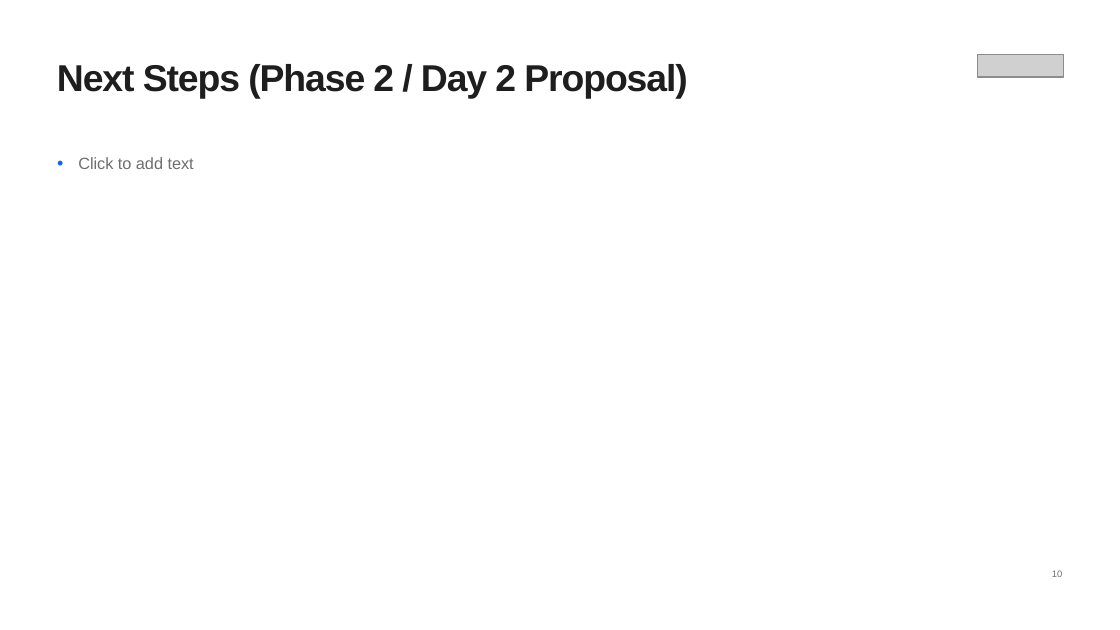
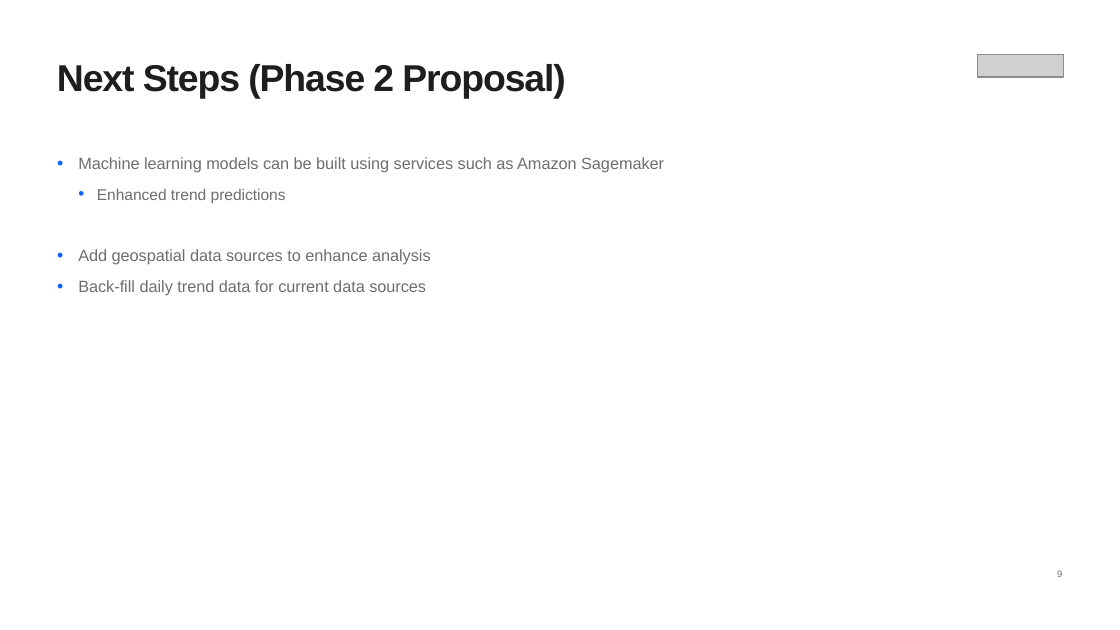
Before and after one commit to michalsicak/cloudDEacad-capstone-uk, a slide deck: slide 9 of Coranavirus Capstone Project.pptx (slide 10 before the commit). Drawn at 1120x630 pixels with LibreOffice and Linux fonts; fonts in the diff are those of the drawing; grey boxes stand for pictures. Boxes give left, top, right and bottom in pixels: in the first picture for what was removed or moved away, otherwise in the second. Text is boxed around its words. In the diff, an @@ line names an element or a change of style, - is before the commit and + after.

```diff
--- a/Coranavirus Capstone Project.pptx
+++ b/Coranavirus Capstone Project.pptx
@@ text at [57, 64, 565, 98]: text changed @@
-Next Steps (Phase 2 / Day 2 Proposal)
+Next Steps (Phase 2 Proposal)
@@ text at [78, 157, 664, 296]: text changed @@
-• Click to add text
+• Machine learning models can be built using services such as Amazon Sagemaker
+  • Enhanced trend predictions
+• Add geospatial data sources to enhance analysis
+• Back-fill daily trend data for current data sources
@@ page number at [1057, 571, 1062, 577]: text changed @@
-10
+9
```
Also in this commit, not shown: 6 other slides changed, 4 slides added, 3 slides removed.
